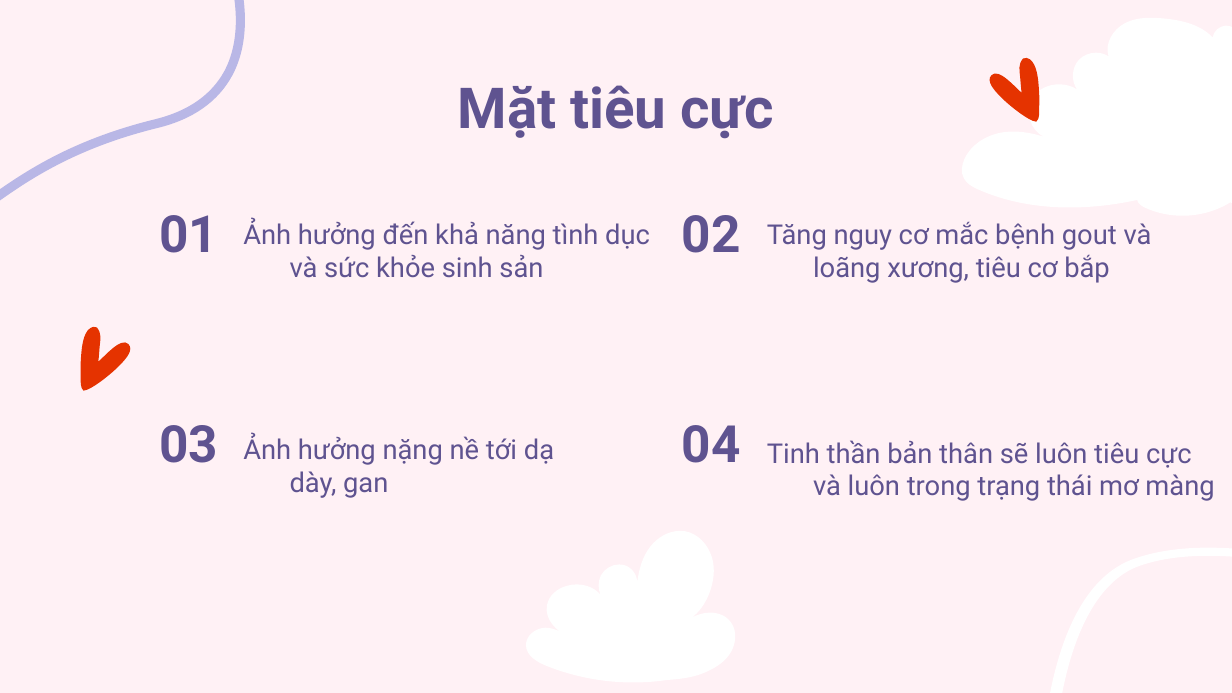
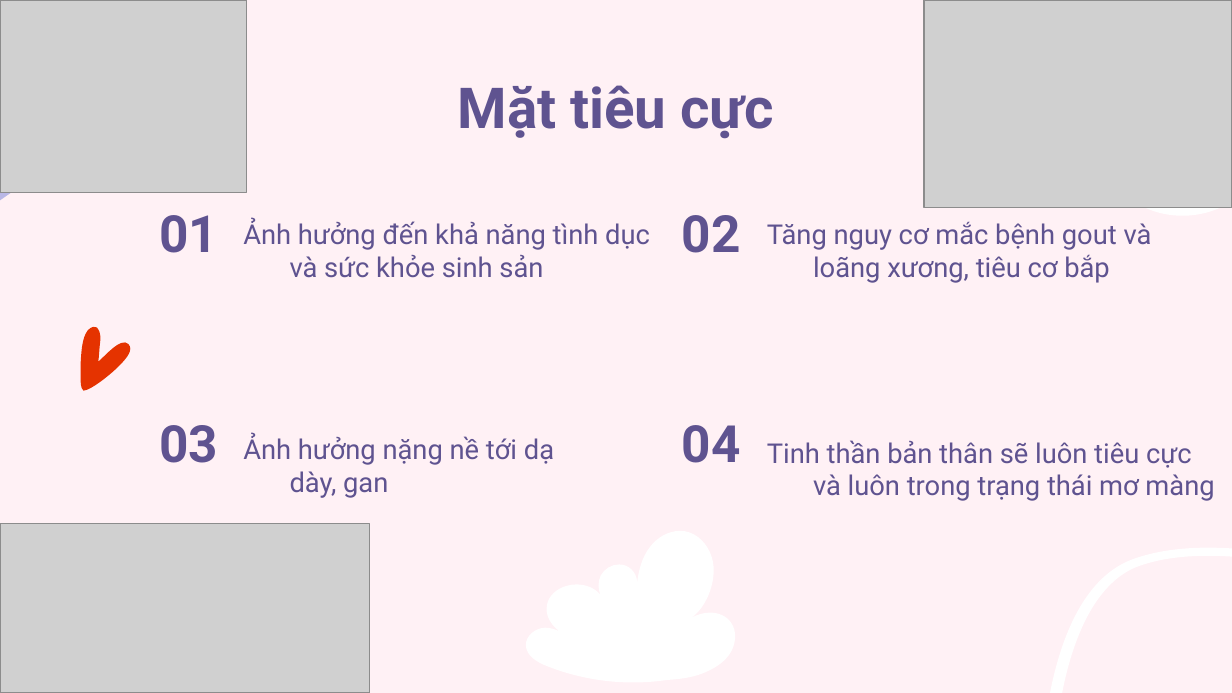
Before and after one commit to SonPhamThe/C0622G1---module_4, a slide deck: slide 4 of nhậu.odp. Drawn at 1232x693 pixels with LibreOffice and Linux fonts; fonts in the diff are those of the drawing; grey boxes stand for pictures. Boxes give left, top, right and bottom in pixels: in the first picture for what was removed or moved away, otherwise in the second. Text is boxed around its words. In the diff, an @@ line names an element or a change of style, - is before the commit and + after.

```diff
--- a/nhậu.odp
+++ b/nhậu.odp
@@ freeform shape at bbox=[0, 0, 248, 237]: outline redrawn @@
@@ picture added at bbox=[0, 0, 246, 192] @@
@@ picture added at bbox=[924, 0, 1232, 208] @@
@@ freeform shape removed at bbox=[984, 49, 1064, 131] @@
@@ picture added at bbox=[0, 524, 370, 693] @@
```
Also in this commit, not shown: 4 other slides changed, 28 other files.
